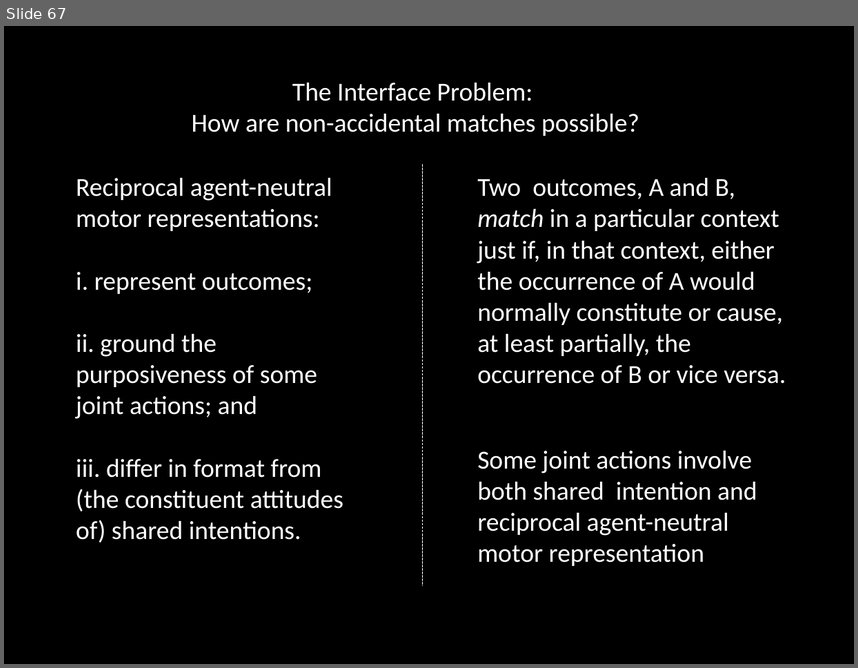
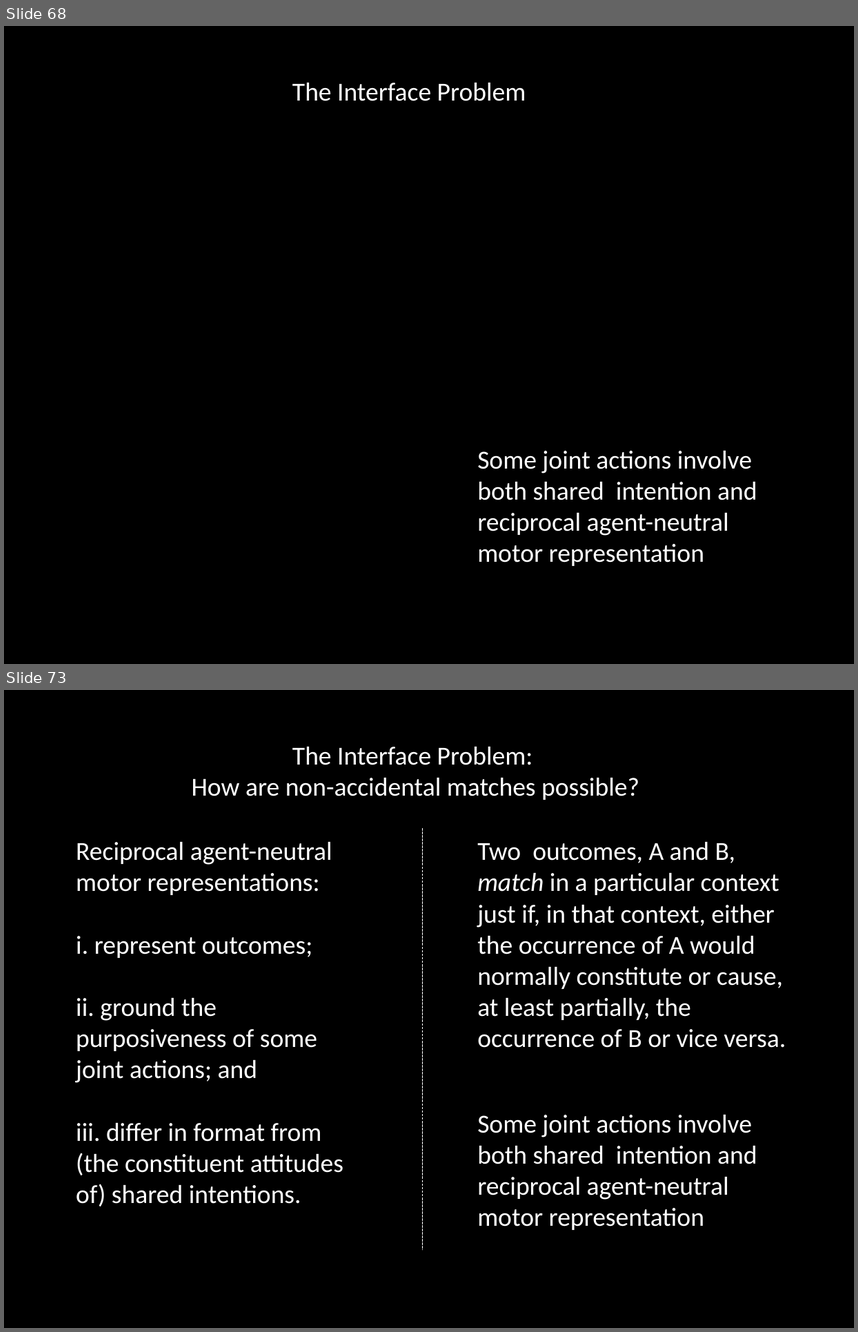
Before and after one commit to butterfill/writing, a slide deck: conf joint action --- sharing goals vs sharing intentions cambridge 2012 talk/intention and motor representation in joint action v2.pptx. Shown one above the other, each under a label of ours: slide 67 before the commit, slides 68 and 73 after it; the slides between them are not shown. The pictures are 858x668 and 858x1332 pixels, drawn with LibreOffice and Linux fonts; fonts in the diff are those of the drawing. Boxes give left, top, right and bottom in pixels: in the first picture for what was removed or moved away, otherwise in the second. Text is boxed around its words. In the diff, an @@ line names an element or a change of style, - is before the commit and + after.

```diff
--- a/conf joint action --- sharing goals vs sharing intentions cambridge 2012 talk/intention and motor representation in joint action v2.pptx
+++ b/conf joint action --- sharing goals vs sharing intentions cambridge 2012 talk/intention and motor representation in joint action v2.pptx
@@ slide 68 added at (x1=4, y1=26, x2=854, y2=664), background #000000 @@
@@ text added at (x1=292, y1=83, x2=533, y2=101), 22 pt, text #FFFFFF @@
+The Interface Problem:
@@ text added at (x1=477, y1=450, x2=757, y2=566), 22 pt, text #FFFFFF @@
+Some joint actions involve both shared intention and reciprocal agent-neutral motor representation
@@ what was slide 67 is now slide 73 @@
```
Also in this commit, not shown: 5 other slides added, 2 other files.
